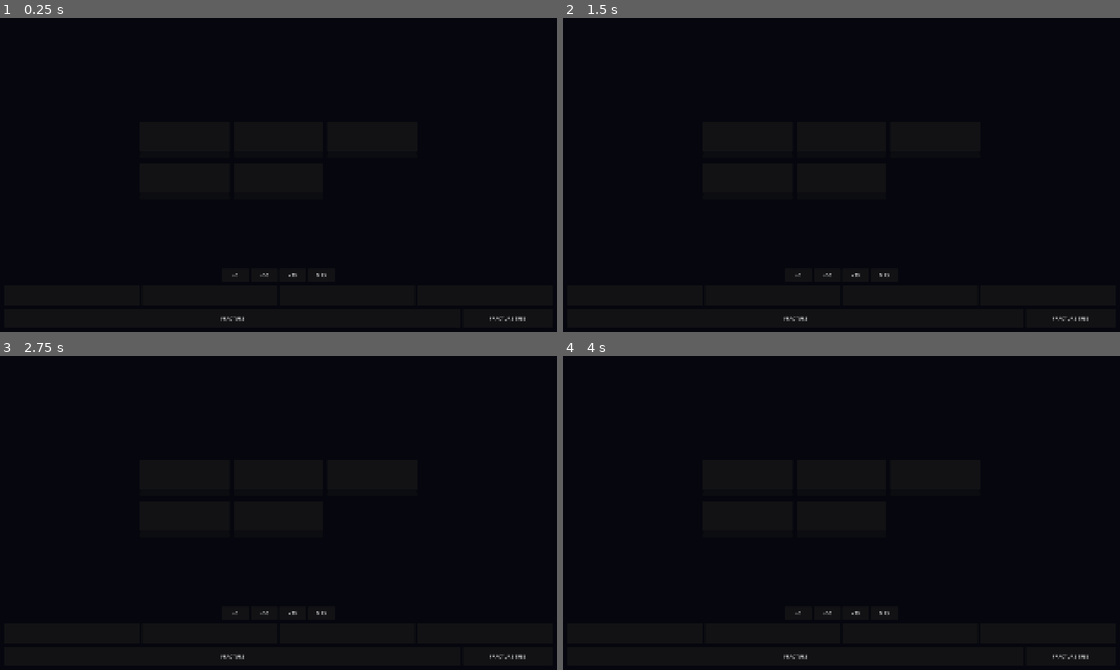
Above: before the commit, frames 1-4 (two rows, left to right).
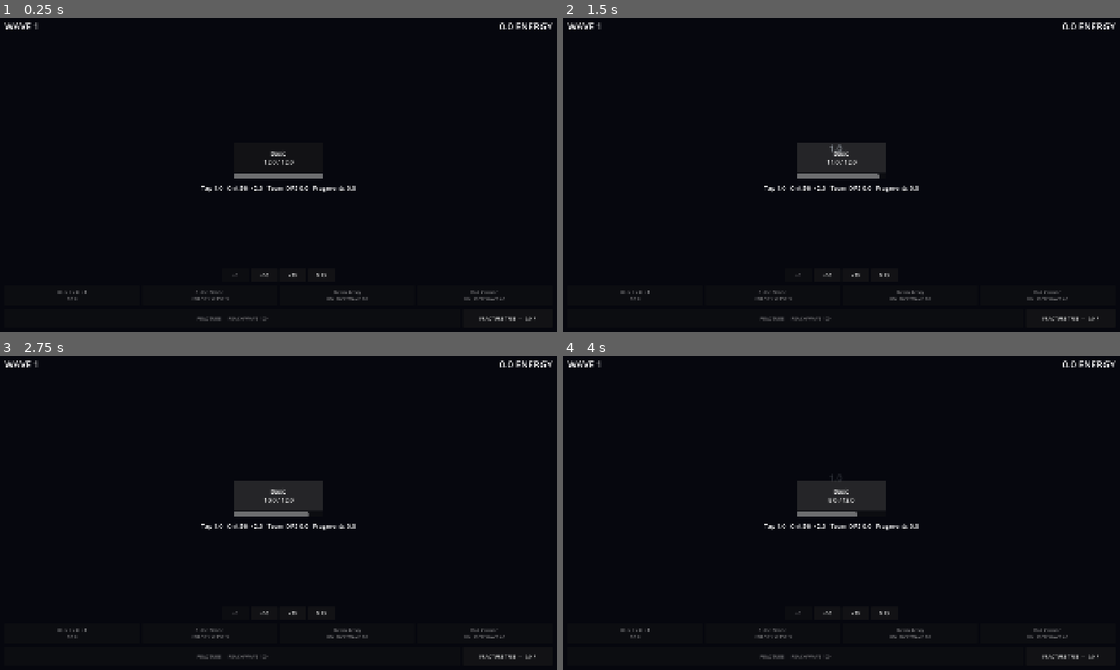
Above: after the commit, the same moments.

Repository: NeyJealous/Chrono-Exponent
Game: Godot game, scene res://scenes/main.tscn
The game is run twice, just before and just after one commit, with the same random seed, the same clock (stepped at 60 frames per second) and the same inputs.
Inputs (mouse positions are in pixels of both pictures, inside the frame that each line leads up to):
- Up to frame 1 (0.25 s): no input
- Up to frame 2 (1.5 s): click (746, 137) at 0.52 s; click (841, 159) at 1.25 s, where only the run after the commit has a clickable "Basic 12.0 / 12.0"
- Up to frame 3 (2.75 s): click (278, 497) at 2 s, where only the run after the commit has a clickable "Basic 11.0 / 12.0"
- Up to frame 4 (4 s): click (841, 497) at 2.75 s, where only the run after the commit has a clickable "Basic 10.0 / 12.0"; click (841, 497) at 3.5 s, where only the run after the commit has a clickable "Basic 9.0 / 12.0"

The runs differ from the first frame. In frame 1, 1.3% of the frame differs, in the area x 0-100%, y 1-97%; in frame 2, 1.9%; in frame 3, 1.8%; in frame 4, 1.8%.
Error before the commit: Parse Error: Cannot infer the type of "reward" variable because the value doesn't have a set type. (res://scripts/core/game_state.gd:455)

Commit message:
fix: type Variant-derived GameState values explicitly

Diff:
--- a/scripts/core/game_state.gd
+++ b/scripts/core/game_state.gd
@@ -431,7 +431,7 @@
 		energy += 25.0
 
 	if node_id == "wave_memory":
-		var desired_wave := min(
+		var desired_wave: int = min(
 			FractureTree.starting_wave(fracture_upgrades),
 			highest_wave
 		)
@@ -448,10 +448,10 @@
 	return true
 
 func add_offline_reward(seconds: float) -> float:
-	var capped_seconds := min(seconds, 12.0 * 60.0 * 60.0)
-	var effective_dps := max(total_dps(), tap_damage() * 0.25)
-
-	var reward := (
+	var capped_seconds: float = min(seconds, 12.0 * 60.0 * 60.0)
+	var effective_dps: float = max(total_dps(), tap_damage() * 0.25)
+
+	var reward: float = (
 		effective_dps *
 		capped_seconds *
 		0.10 *
